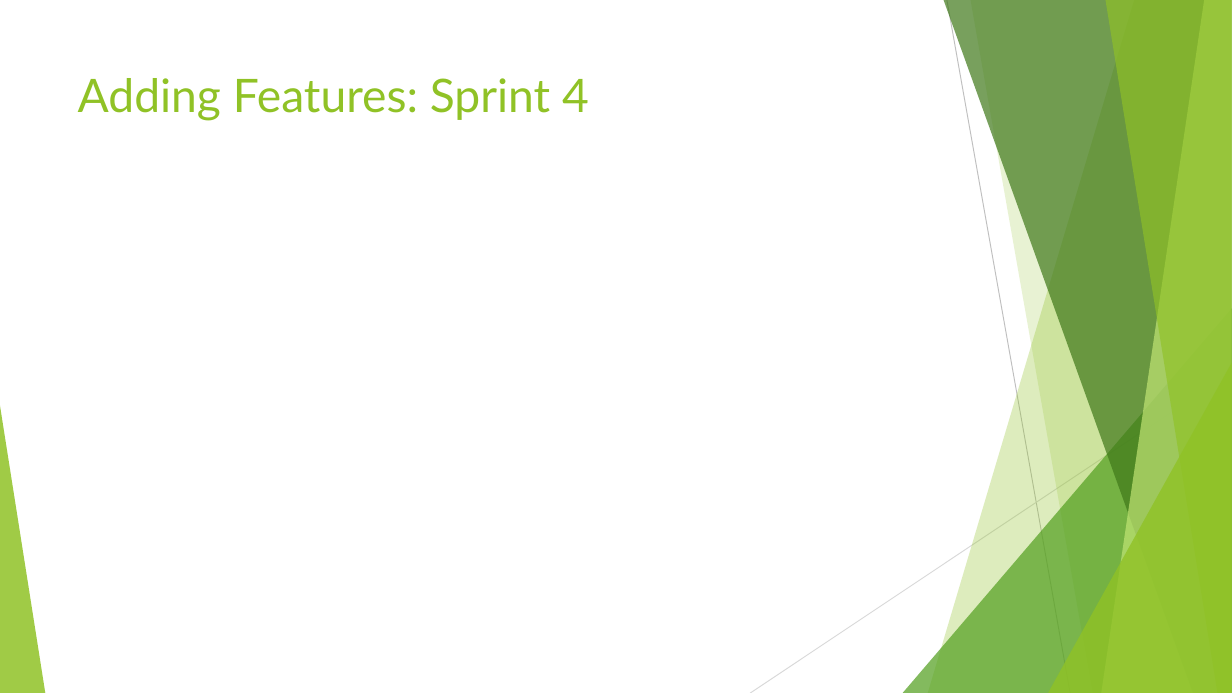
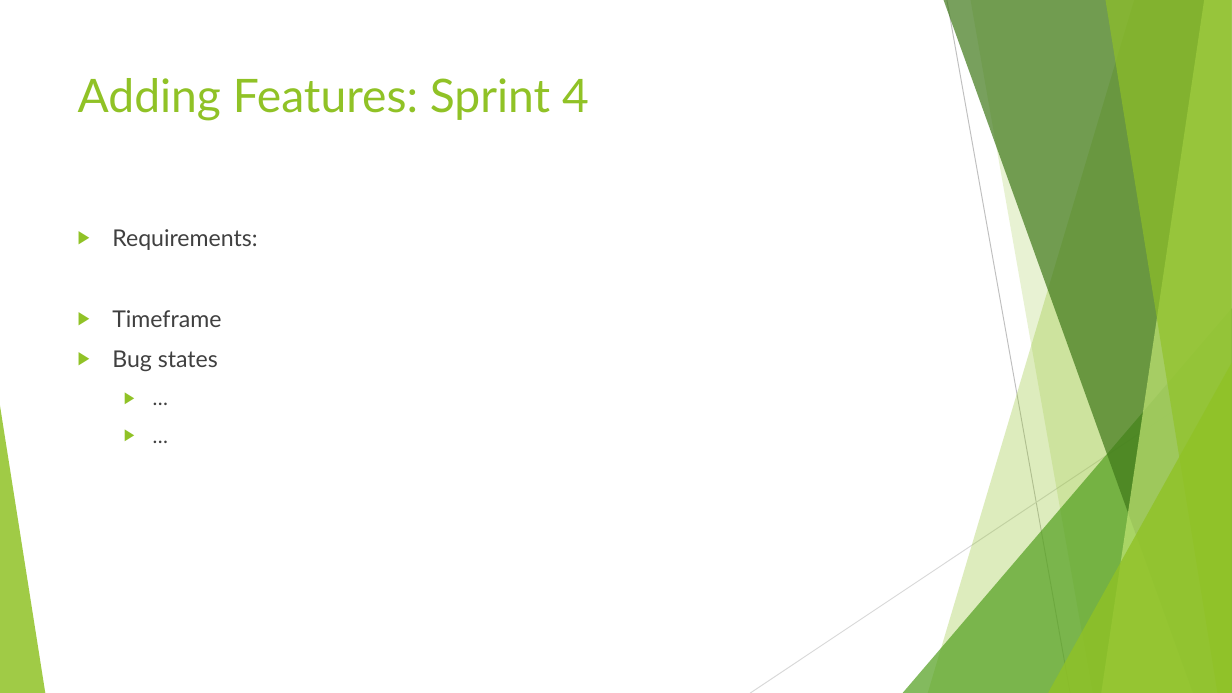
Before and after one commit to jamesonn/CS361_Final_Project, a slide deck: slide 8 of Chrono Timer v1.pptx (slide 11 before the commit). Drawn at 1232x693 pixels with LibreOffice and Linux fonts; fonts in the diff are those of the drawing. Boxes give left, top, right and bottom in pixels: in the first picture for what was removed or moved away, otherwise in the second. Text is boxed around its words. In the diff, an @@ line names an element or a change of style, - is before the commit and + after.

```diff
--- a/Chrono Timer v1.pptx
+++ b/Chrono Timer v1.pptx
@@ text added at [112, 229, 257, 371], 18 pt, text #404040 @@
+▶ Requirements:
+▶ Timeframe
+▶ Bug states
+  ▶ …
+  ▶ …
```
Also in this commit, not shown: 4 other slides changed, 4 slides removed.
